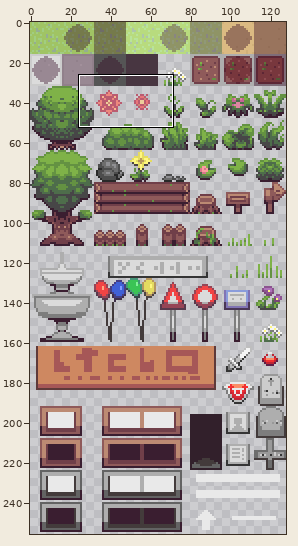
Two versions of one sprite sheet, Content/Images/Textures2D/Tilesets/town.png. The first picture is a wide view before the edit; the outline marks the close-up.
Close-up. Before:
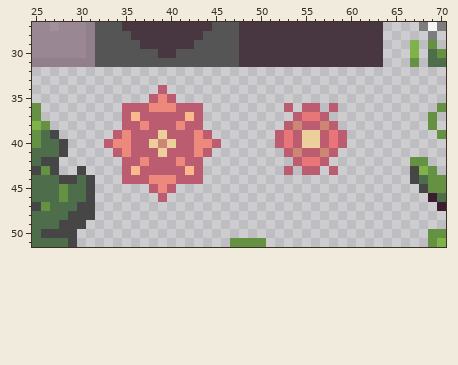
The file is 128x256 pixels. Colours within 5 levels of each other are drawn and written as one. Shown: x 25..70, y 27..51.
And afterwards:
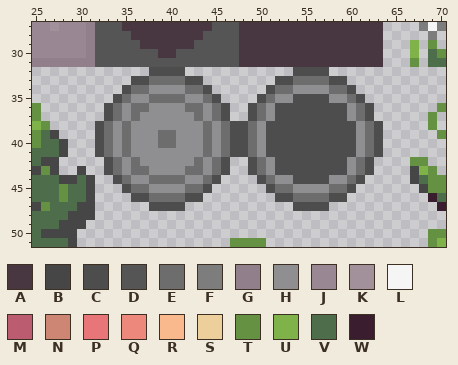
Palette (. is transparent): A #483641  B #474647  C #4d4d4d  D #555555  E #6d6d6d  F #7d7d7d  G #91808b  H #8f8f92  J #998893  K #a2909b  L #f5f5f5  M #bb5c70  N #cd8673  P #e87678  Q #ed887d  R #fab88d  S #edcf9b  T #649242  U #7fb248  V #4e6d4b  W #3a1e30
The exact change:
Changed rows in their new state; - is an unchanged pixel.
first column x 32:
32 ------CCCC------------CCCC------
33 ----CCEEEECC--------CCEEEECC----
34 ---CEEHHHHEEC------CEEHHHHEEC---
35 --CEHHEEEEHHEC----CEHHCCCCHHEC--
36 -CEHEEHHHHEEHEC--CEHCCCCCCCCHEC-
37 -CEHEHHHHHHEHEC--CEHCCCCCCCCHEC-
38 CEHEHHHHHHHHEHECCEHCCCCCCCCCCHEC
39 CEHEHHHEEHHHEHECCEHCCCCCCCCCCHEC
40 CEHEHHHEEHHHEHECCEHCCCCCCCCCCHEC
41 CEHEHHHHHHHHEHECCEHCCCCCCCCCCHEC
42 -CEHEHHHHHHEHEC--CEHCCCCCCCCHEC-
43 -CEHEEHHHHEEHEC--CEHCCCCCCCCHEC-
44 --CEHHEEEEHHEC----CEHHCCCCHHEC--
45 ---CEEHHHHEEC------CEEHHHHEEC---
46 ----CCEEEECC--------CCEEEECC----
47 ------CCCC------------CCCC------
Pixel boxes of the changes (left, top, right, bottom) in both close-ups:
changed: (95, 67, 383, 211)
